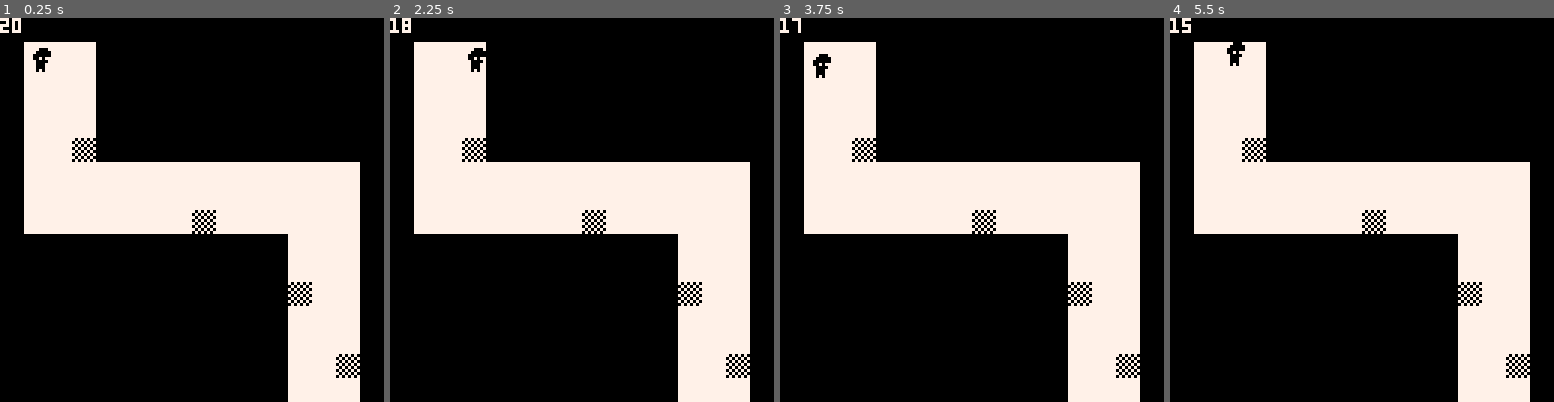
Above: before the commit, frames 1-4 (left to right).
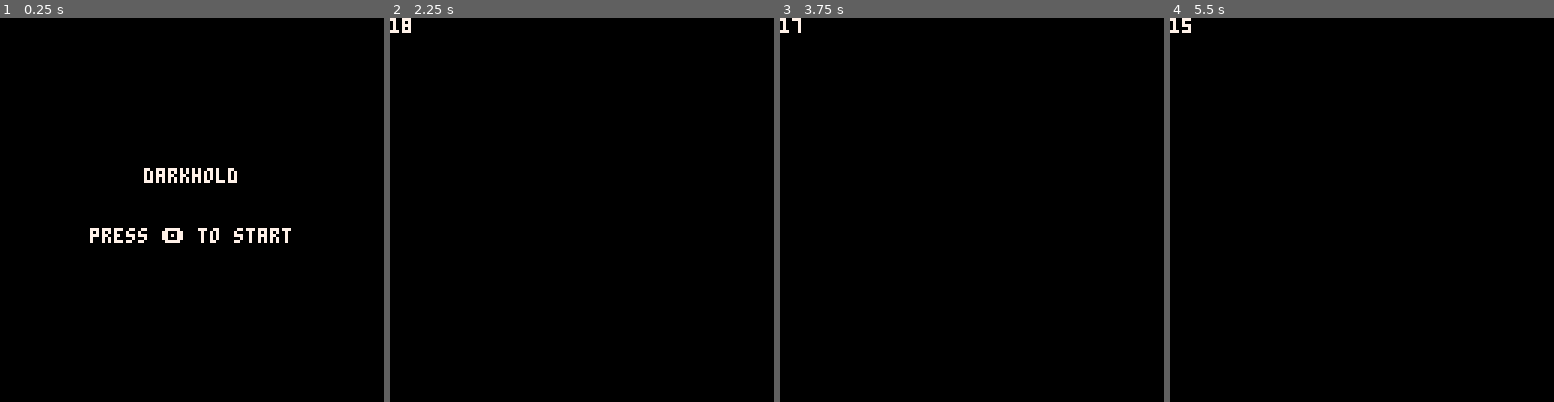
Above: after the commit, the same moments.

Repository: marco-vidali/darkhold
Game: PICO-8 cartridge darkhold.p8
Two runs of this game, one before a commit and one after it. Both use one fixed random seed, a clock stepped at 60 frames per second and the inputs below.
Inputs:
- Up to frame 1 (0.25 s): no input
- Up to frame 2 (2.25 s): tap O (Z key) at 0.7, 1.7, 2.1 s; hold Right 1.6-2.1 s; hold Up from 2.15 s (still down)
- Up to frame 3 (3.75 s): release Up at 2.42 s; hold Right 2.47-3.03 s; tap O (Z key) every 0.4 s from 2.5 to 3.7 s; hold Left 3.08-3.58 s; hold Down from 3.63 s (still down)
- Up to frame 4 (5.5 s): release Down at 3.97 s; hold Right 4.02-4.68 s; tap O (Z key) every 0.4 s from 4.1 to 5.3 s; hold Up 4.73-5.03 s; hold Left from 5.08 s (still down)

The runs differ from the first frame. In frame 1, 29% of the frame differs, in the area x 0-94%, y 0-100%; in frame 2, 30%, in the area x 6-94%, y 6-100%; in frame 3, 30%; in frame 4, 30%.

Commit message:
Add menu screen

Diff:
--- a/darkhold.p8
+++ b/darkhold.p8
@@ -13,6 +13,7 @@
 #include scripts/scenes/levels/level_3.lua
 #include scripts/scenes/levels/level_4.lua
 #include scripts/scenes/levels/level_5.lua
+#include scripts/scenes/menu.lua
 __gfx__
 00000000bbb000bb00000000777777777070707077777777bbbbbbbb000000000000000000000000000000000000000000000000000000000000000000000000
 00000000bb00000b00000000777777770707070777777777bbbbbbbb000000000000000000000000000000000000000000000000000000000000000000000000
--- a/scripts/game.lua
+++ b/scripts/game.lua
@@ -5,7 +5,7 @@
 palt(11, true)
 
 function _init()
-    show_level_1()
+    show_menu()
 end
 
 function _update()
--- /dev/null
+++ b/scripts/scenes/menu.lua
@@ -0,0 +1,20 @@
+function show_menu()
+    game.update = update_menu
+    game.draw = draw_menu
+end
+
+function update_menu()
+    if btnp(4) then
+        show_level_1()
+    end
+end
+
+function draw_menu()
+    cls()
+
+    print("darkhold", 48, 50, 7)
+
+    if time() % 1 < 0.5 then
+        print("press 🅾️ to start", 30, 70, 7)
+    end
+end
